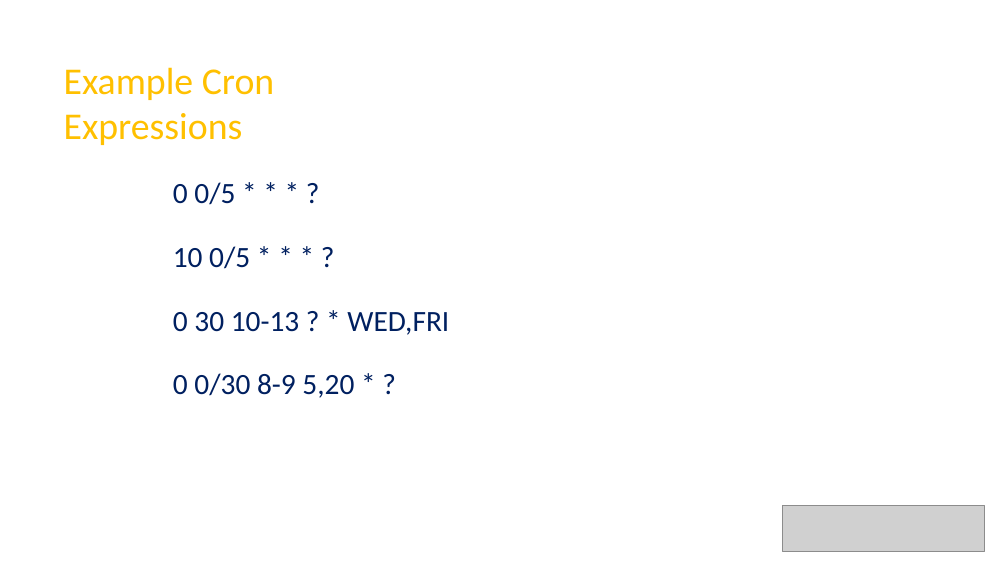
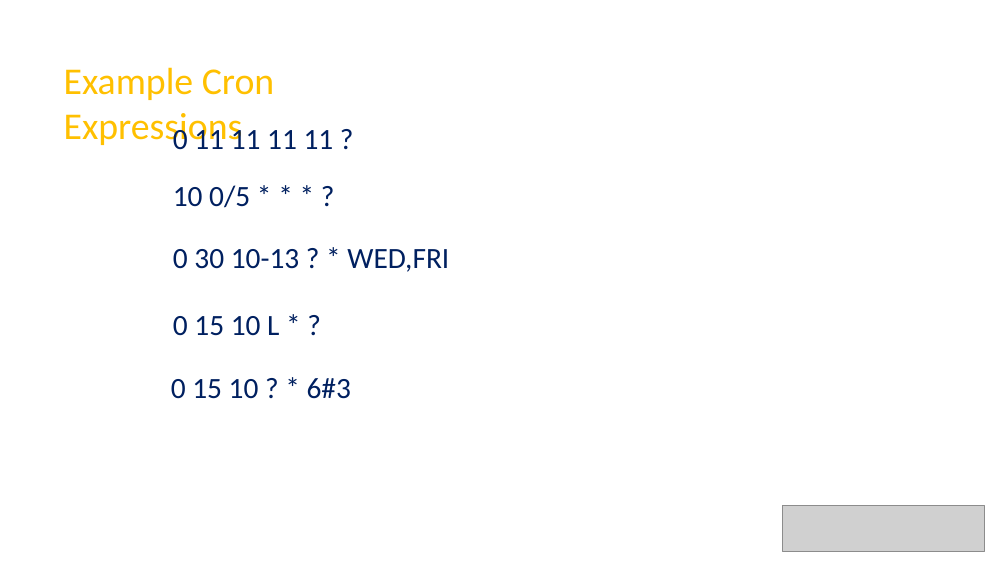
Before and after one commit to chrzha/quartzdemo, a slide deck: slide 12 of src/quartz.pptx. Drawn at 1008x567 pixels with LibreOffice and Linux fonts; fonts in the diff are those of the drawing; grey boxes stand for pictures. Boxes give left, top, right and bottom in pixels: in the first picture for what was removed or moved away, otherwise in the second. Text is boxed around its words. In the diff, an @@ line names an element or a change of style, - is before the commit and + after.

```diff
--- a/src/quartz.pptx
+++ b/src/quartz.pptx
@@ text added at <box>173,125,334,150</box>, 28 pt, text #002060 @@
+0 11 11 11 11 ?
@@ text "10 0/5 * * * ...": place and size @@
-text "10 0/5 * * * ..." at <box>173,246,250,269</box>
+text "10 0/5 * * * ..." at <box>173,185,250,208</box>
@@ text removed at <box>173,182,235,205</box> @@
-0 0/5 * * * ?
@@ text "0 30 10-13 ? * ...": place and size @@
-text "0 30 10-13 ? * ..." at <box>173,312,449,335</box>
+text "0 30 10-13 ? * ..." at <box>173,249,449,272</box>
@@ text added at <box>173,316,279,336</box>, 28 pt, text #002060 @@
+0 15 10 L * ?
@@ text added at <box>171,378,351,399</box>, 28 pt, text #002060 @@
+0 15 10 ? * 6#3
@@ text removed at <box>173,373,354,398</box> @@
-0 0/30 8-9 5,20 * ?
```
Also in this commit, not shown: 7 other slides changed, 3 slides added, 1 slide removed, 5 other files.
